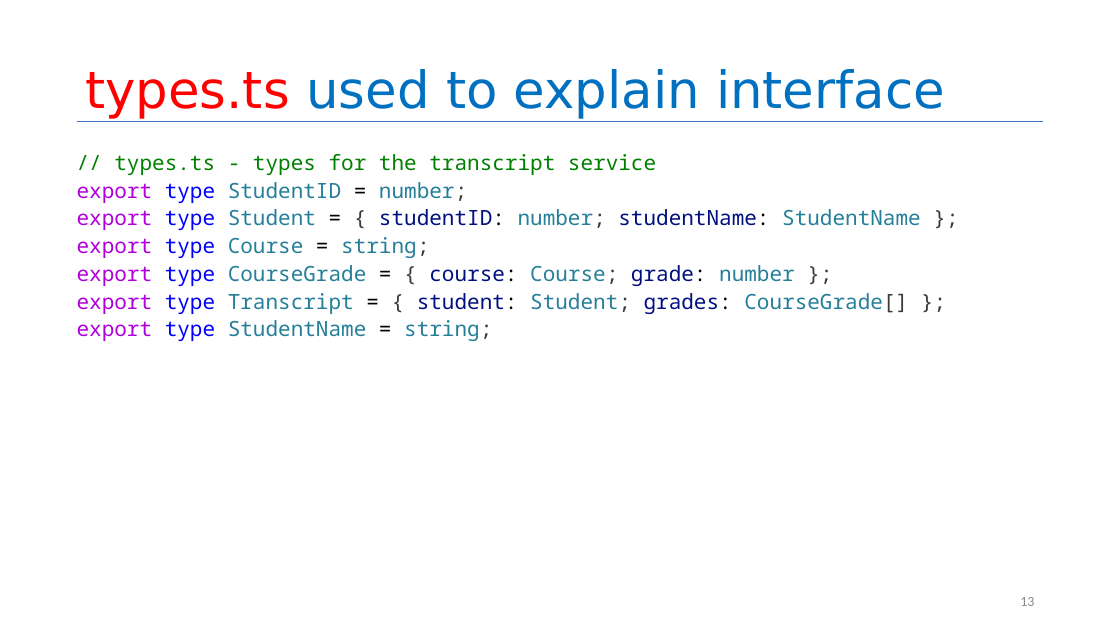
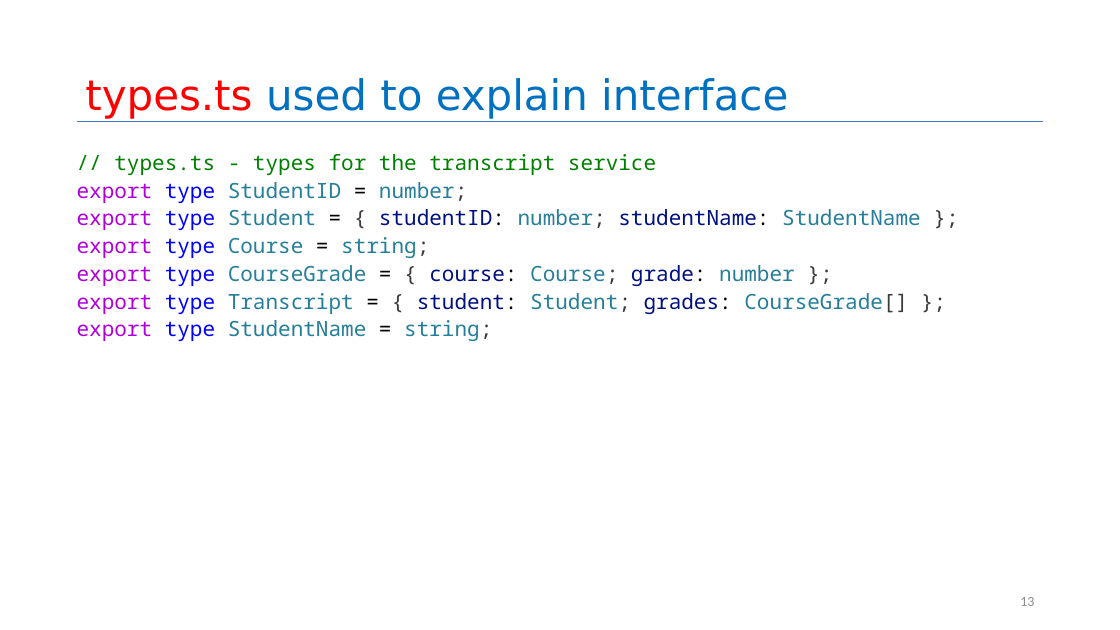
Before and after one commit to rimshaTest/CS4530-Spring-2026, a slide deck: slide 13 of Slides/Module 02.2 Test-Driven Development.pptx. Drawn at 1120x630 pixels with LibreOffice and Linux fonts; fonts in the diff are those of the drawing. Boxes give left, top, right and bottom in pixels: in the first picture for what was removed or moved away, otherwise in the second. Text is boxed around its words. In the diff, an @@ line names an element or a change of style, - is before the commit and + after.

```diff
--- a/Slides/Module 02.2 Test-Driven Development.pptx
+++ b/Slides/Module 02.2 Test-Driven Development.pptx
@@ title "types.ts used to explain interface" at (x1=85, y1=78, x2=788, y2=119): size 44 to 36 pt @@
```
Also in this commit, not shown: 11 other slides changed, 4 other files.
